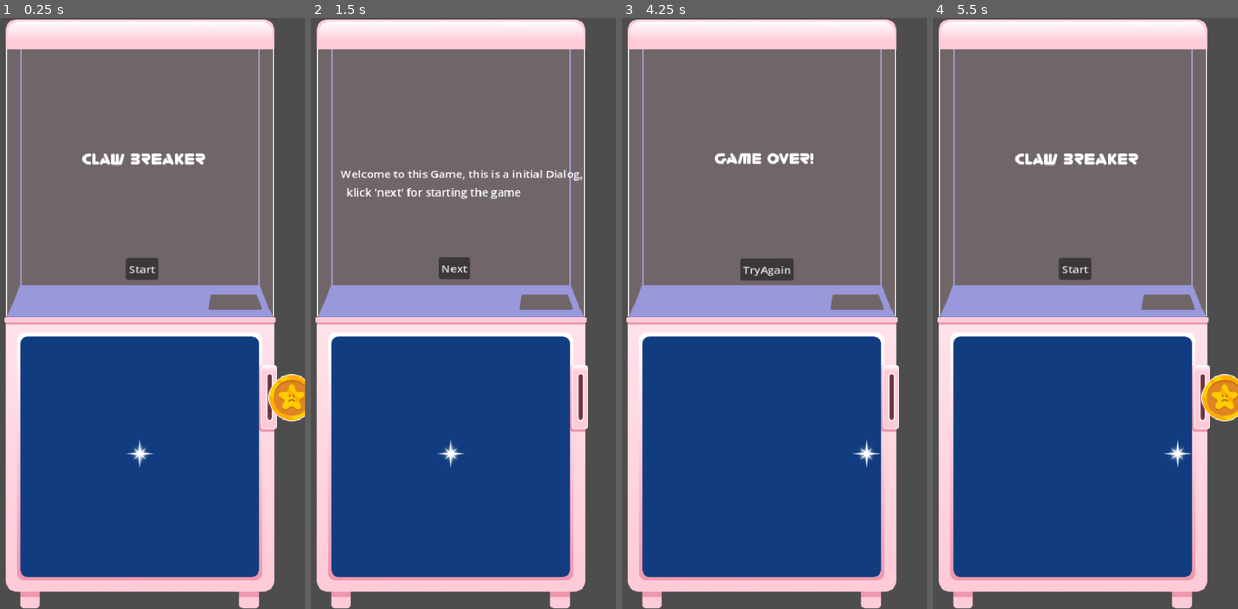
Above: before the commit, frames 1-4 (left to right).
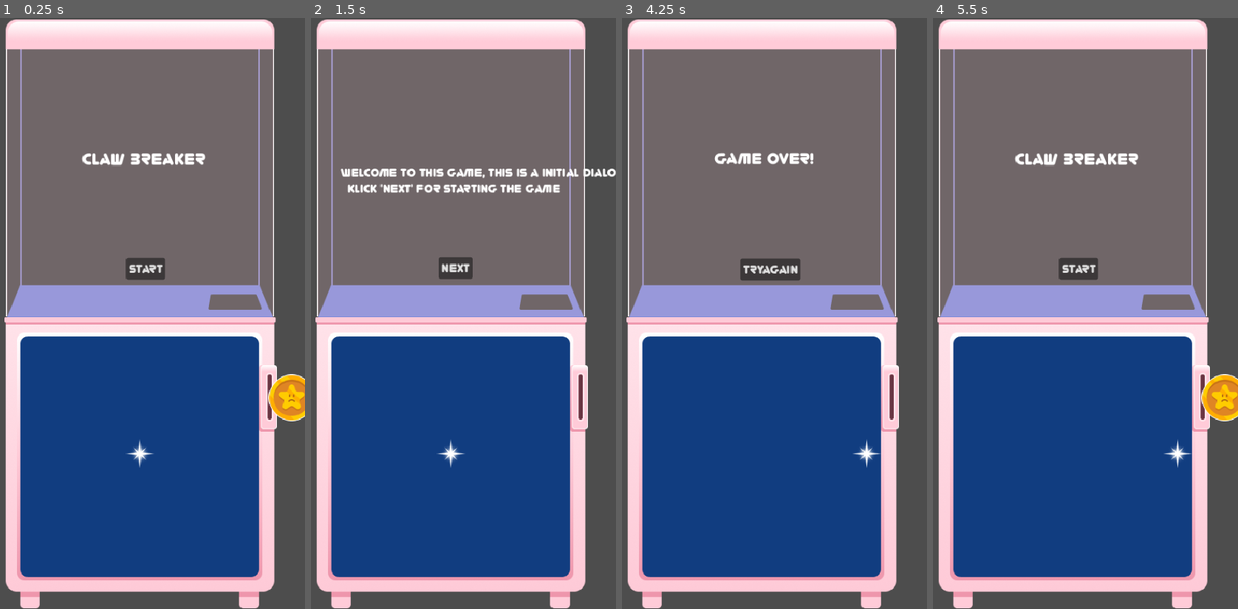
Above: after the commit, the same moments.

Repository: annika-hayd/ponpon-2026
Game: Godot game, scene res://main.tscn
The game is run twice, just before and just after one commit, with the same random seed, the same clock (stepped at 60 frames per second) and the same inputs.
Inputs:
- Up to frame 1 (0.25 s): no input
- Up to frame 2 (1.5 s): click "Start" at 0.5 s; click "Start" at 1.25 s
- Up to frame 3 (4.25 s): click "Next" at 2 s; click "Next" at 2.75 s; tap Enter at 3.5 s; hold D from 3.53 s (still down)
- Up to frame 4 (5.5 s): release D at 4.25 s; click "TryAgain" at 4.25 s; tap Space at 5 s; hold S from 5.03 s (still down)

The runs differ from the first frame. In frame 1, 0.2% of the frame differs, in the area x 42-54%, y 40-45%; in frame 2, 2.2%, in the area x 9-100%, y 25-45%; in frame 3, 0.3%; in frame 4, 0.2%.

Commit message:
project settings

Diff:
--- a/project.godot
+++ b/project.godot
@@ -13,7 +13,7 @@
 config/name="ponpon_2026"
 run/main_scene="uid://b4ds7r813d0ad"
 config/features=PackedStringArray("4.7", "Forward Plus")
-config/icon="res://icon.svg"
+config/icon="uid://c4q1ggplinchd"
 
 [display]
 
@@ -23,6 +23,10 @@
 window/stretch/aspect="expand"
 window/handheld/orientation=1
 
+[gui]
+
+theme/custom_font="uid://4eqh3vdbk283"
+
 [physics]
 
 3d/physics_engine="Jolt Physics"
